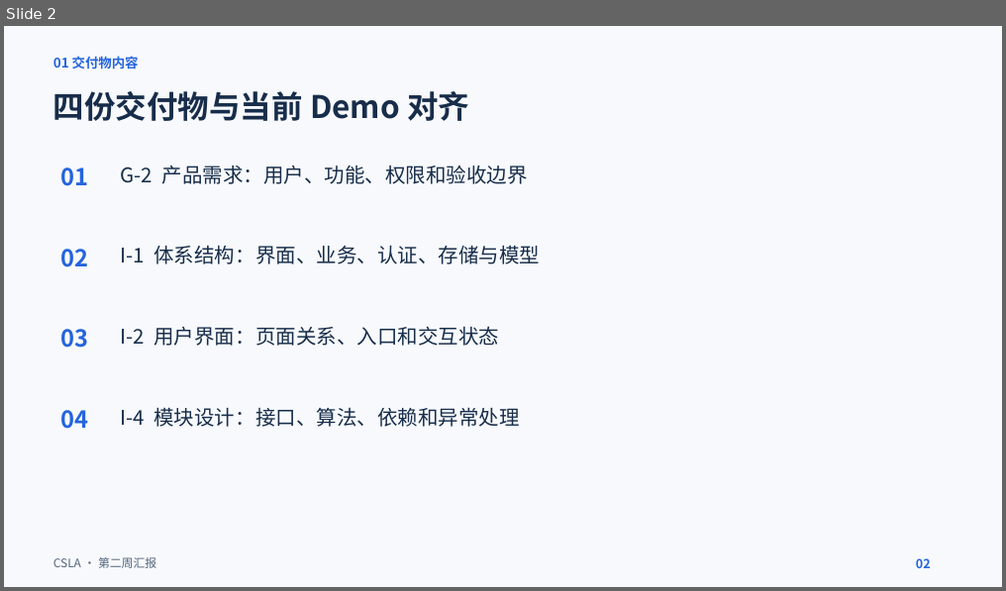
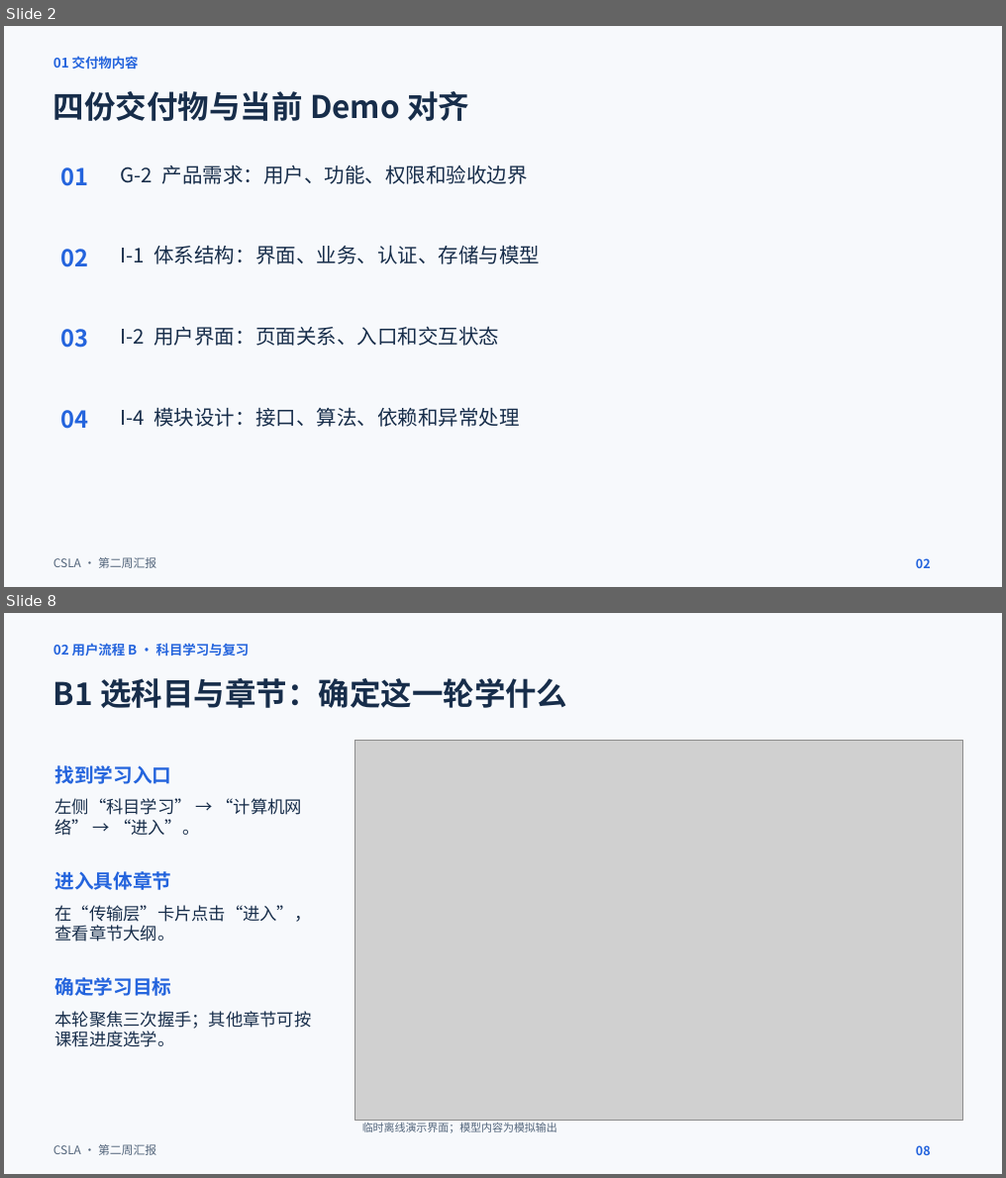
Before and after one commit to KnightofAltria/AIassistant, a slide deck: 文档/汇报内容/第二周汇报/第二周汇报.pptx. Shown one above the other, each under a label of ours: slide 2 before the commit, slides 2 and 8 after it; the slides between them are not shown. The pictures are 1006x591 and 1006x1178 pixels, drawn with LibreOffice and Linux fonts; fonts in the diff are those of the drawing; grey boxes stand for pictures. Boxes give left, top, right and bottom in pixels: in the first picture for what was removed or moved away, otherwise in the second. Text is boxed around its words. In the diff, an @@ line names an element or a change of style, - is before the commit and + after.

Commit message:
docs: 拆分两条用户流程并详解科目学习操作

```diff
--- a/文档/汇报内容/第二周汇报/第二周汇报.pptx
+++ b/文档/汇报内容/第二周汇报/第二周汇报.pptx
@@ slide 8 added at box(4, 613, 1002, 1174), background #F7F9FC @@
@@ text added at box(54, 643, 250, 657), 12.8 pt, text #2464DD, bold @@
+02 用户流程 B · 科目学习与复习
@@ text added at box(54, 678, 567, 708), 30 pt, text #172D4A, bold @@
+B1 选科目与章节：确定这一轮学什么
@@ picture added at box(355, 741, 963, 1121) @@
@@ text added at box(55, 765, 172, 784), 18.8 pt, text #2464DD, bold @@
+找到学习入口
@@ text added at box(55, 798, 302, 836), 16.5 pt, text #172D4A @@
+左侧“科目学习” → “计算机网络” → “进入”。
@@ text added at box(55, 871, 172, 890), 18.8 pt, text #2464DD, bold @@
+进入具体章节
@@ text added at box(55, 905, 312, 942), 16.5 pt, text #172D4A @@
+在“传输层”卡片点击“进入”，查看章节大纲。
@@ text added at box(55, 977, 172, 996), 18.8 pt, text #2464DD, bold @@
+确定学习目标
@@ text added at box(55, 1011, 312, 1048), 16.5 pt, text #172D4A @@
+本轮聚焦三次握手；其他章节可按课程进度选学。
@@ text added at box(54, 1145, 156, 1156), 11.2 pt, text #53657B @@
+CSLA · 第二周汇报
@@ text added at box(362, 1120, 557, 1134), 10.5 pt, text #53657B @@
+临时离线演示界面；模型内容为模拟输出
@@ text added at box(916, 1146, 931, 1156), 12 pt, text #2464DD, bold @@
+08
```
Also in this commit, not shown: 14 slides changed, 3 other slides added.
